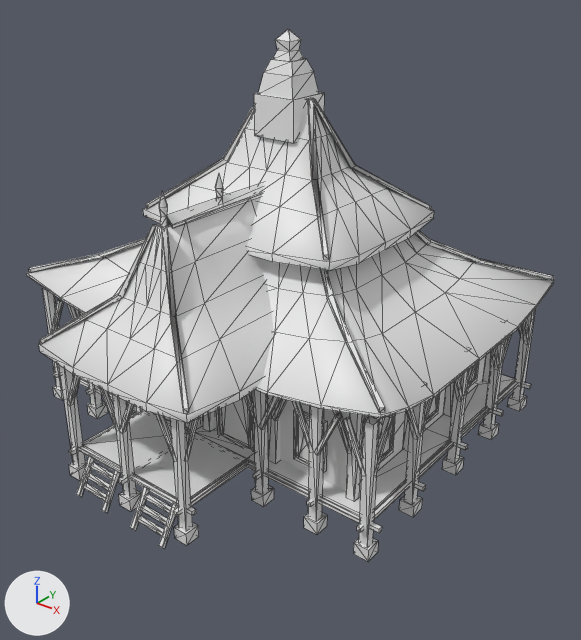
An edit to the COLLADA model art/meshes/structural/yawadwipa/cc.dae, drawn before and after from the same camera.
The view is the same before and after, from a camera (50 mm lens) standing at (25.4, -30.3, 25.1) and looking at (1.8, -0.7, 6.7). Every picture has the same lights, and +X, +Y and +Z are marked at lower left. The older version comes first. Mesh edges are drawn as thin lines. Materials are left out; every surface is plain grey.

The older version as bpy lines, for what is in view:
```python
me_esfera_28910 = bpy.data.meshes.new('Esfera.28910')
me_esfera_28910.from_pydata(...)  # 2228 vertices, 2840 faces; spans x -11.8..11.5, y -11.8..10.1, z -0.1..20.8
me_esfera_28910.materials.append(mat_a_textura_yawadwipa)
ob_cc = bpy.data.objects.new('cc', me_esfera_28910)
ob_cc.location = (0.0, 0.0, 0.0)
```
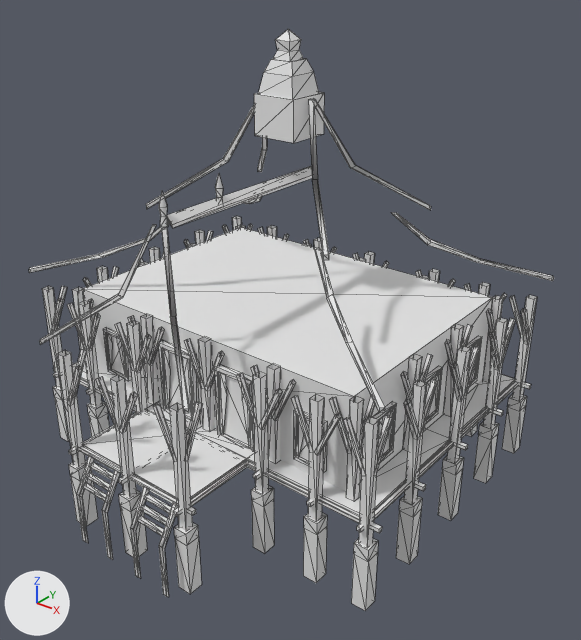
Pixel boxes (x1, y1, x2, y2) of what changed, in the pictures (581 x 640 px):
```json
{"object": "cc", "change": "reshaped", "before": [27, 29, 554, 561], "after": [29, 29, 554, 611], "on screen": "9% taller"}
{"part": 1, "of": "me_esfera_28910", "change": "deleted", "before": [27, 234, 554, 418]}
{"part": 2, "of": "me_esfera_28910", "change": "deleted", "before": [39, 98, 434, 423]}
{"part": 3, "of": "me_esfera_28910", "change": "added", "after": [54, 396, 525, 611]}
```

Edits to the scene script, one JSON object a line:
```json
{"block": "me_esfera_28910", "where": "# used by ob_cc; location = (0.0, 0.0, 0.0)"}
{"op": "remove", "block": "me_esfera_28910", "code": "me_esfera_28910.from_pydata(...)  # 2228 vertices, 2840 faces; spans x -11.8..11.5, y -11.8..10.1, z -0.1..20.8"}
{"op": "add", "block": "me_esfera_28910", "code": "me_esfera_28910.from_pydata(...)  # 2002 vertices, 2480 faces; spans x -11.7..11.5, y -11.8..10.1, z -3.1..20.8"}
{"block": "me_esfera_28910", "change": "me_esfera_28910 part 1: the loose piece of 120 vertices spanning x -11.8..11.5, y -7.1..10.1, z 6.7..11.6 is deleted"}
{"block": "me_esfera_28910", "change": "me_esfera_28910 part 2: 210 vertices removed from x -6.2..6.0, y -11.3..7.4, z 6.7..17.7"}
{"block": "me_esfera_28910", "change": "me_esfera_28910 part 3: 104 vertices added at x -11.3..11.0, y -11.8..9.7, z -3.1..-2.9"}
```
